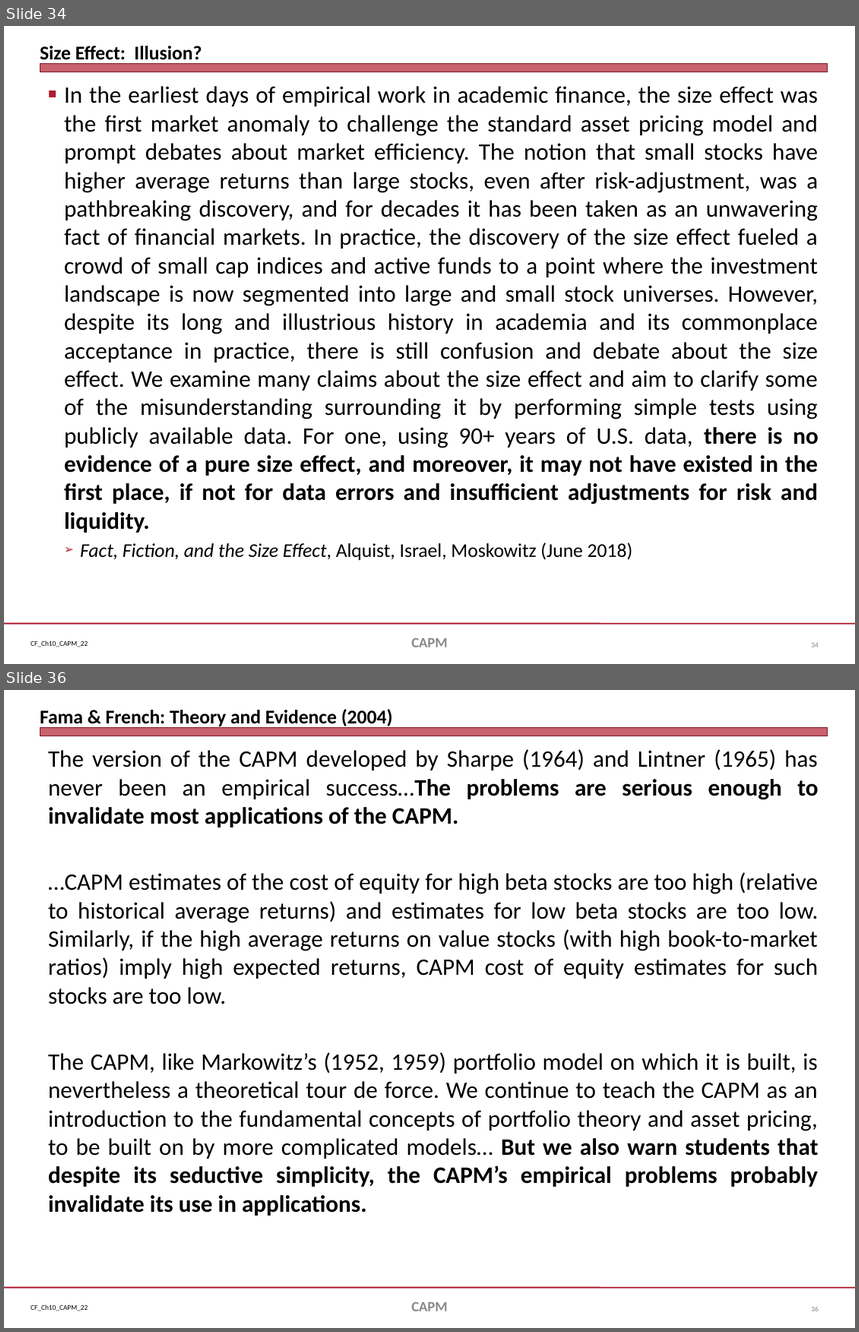
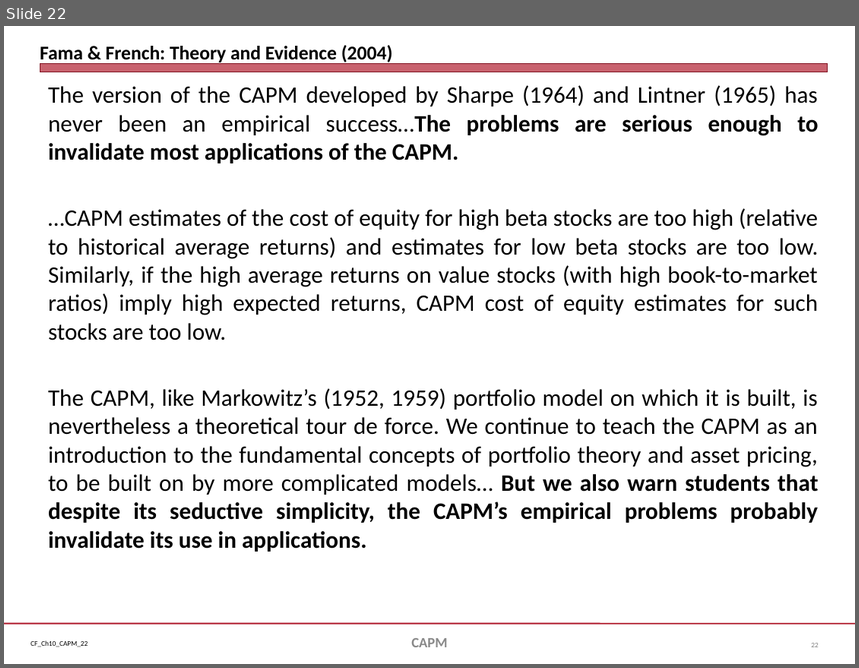
Before and after one commit to jmc877/Corporate-Finance, a slide deck: slides/CF_Ch10_CAPM_22.pptx. Shown one above the other, each under a label of ours: slides 34 and 36 before the commit, slide 22 after it; the slides between them are not shown. The pictures are 859x1332 and 859x668 pixels, drawn with LibreOffice and Linux fonts; fonts in the diff are those of the drawing. Boxes give left, top, right and bottom in pixels: in the first picture for what was removed or moved away, otherwise in the second. Text is boxed around its words. In the diff, an @@ line names an element or a change of style, - is before the commit and + after.

```diff
--- a/slides/CF_Ch10_CAPM_22.pptx
+++ b/slides/CF_Ch10_CAPM_22.pptx
@@ slide 34 removed at <box>4,26,855,664</box>, background #FFFFFF; not listed: 3 template elements that a slide beside it also shows @@
@@ title removed at <box>40,46,202,64</box> @@
-Size Effect: Illusion?
@@ text removed at <box>64,86,818,560</box> @@
-■ In the earliest days of empirical work in academic finance, the size effect was the first market anomaly to challenge the standard asset pricing model and prompt debates about market efficiency. The notion that small stocks have higher average returns than large stocks, even after risk-adjustment, was a pathbreaking discovery, and for decades it has been taken as an unwavering fact of financial markets. In practice, the discovery of the size effect fueled a crowd of small cap indices and active funds to a point where the investment landscape is now segmented into large and small stock universes. However, despite its long and illustrious history in academia and its commonplace acceptance in practice, there is still confusion and debate about the size effect. We examine many claims about the size effect and aim to clarify some of the misunderstanding surrounding it by performing simple tests using publicly available data. For one, using 90+ years of U.S. data, there is no evidence of a pure size effect, and moreover, it may not have existed in the first place, if not for data errors and insufficient adjustments for risk and liquidity.
-  ➢ Fact, Fiction, and the Size Effect, Alquist, Israel, Moskowitz (June 2018)
@@ text removed at <box>411,639,447,648</box> @@
-CAPM
@@ page number removed at <box>811,643,818,648</box> @@
-34
@@ what was slide 36 is now slide 22 @@
@@ page number at <box>811,643,818,648</box>: text changed @@
-36
+22
```
Also in this commit, not shown: 8 slides changed, 13 other slides removed, 4 other files.
